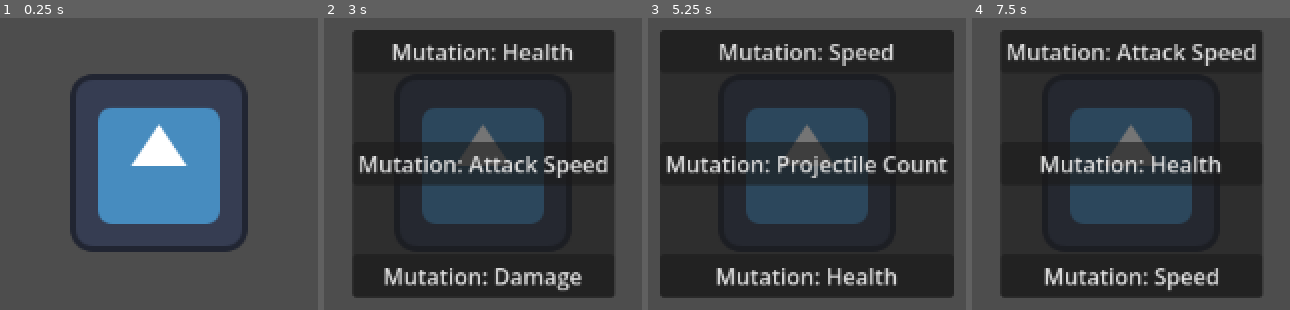
Above: before the commit, frames 1-4 (left to right).
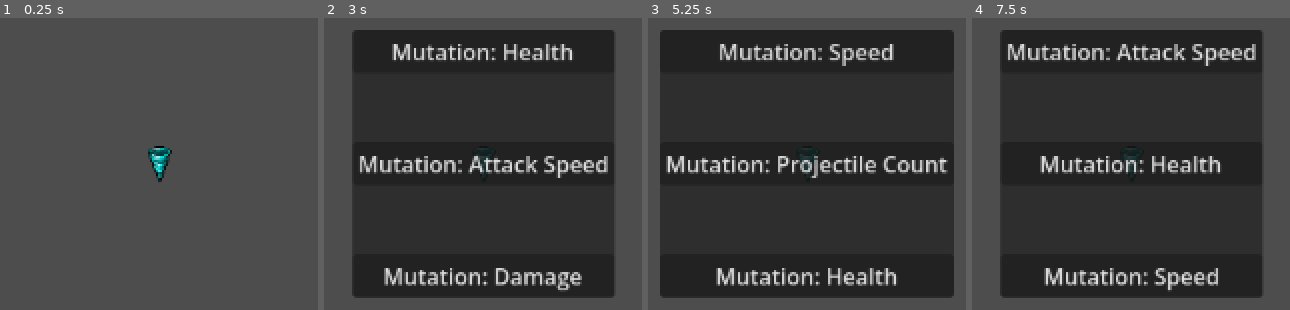
Above: after the commit, the same moments.

Repository: Gorilkral/mini-viruses
Game: Godot game, scene res://Player/Player.tscn
Two runs of this game, one before a commit and one after it. Both use one fixed random seed, a clock stepped at 60 frames per second and the inputs below. The engine's default icon, where the game draws it, is replaced by a stand-in: a white triangle on a blue panel in a dark square.
Inputs:
- Up to frame 1 (0.25 s): no input
- Up to frame 2 (3 s): tap Enter (ui_accept) at 0.5, 0.77, 2, 2.27, 2.75 s; hold Right (ui_right) 0.53-1.25 s; tap L at 0.6, 2.85 s; click "Mutation: Pickup Range" at 1.25 s; hold Right (ui_right) 2.03-2.78 s; tap K at 2.1 s; hold Left (ui_left) from 2.78 s (still down)
- Up to frame 3 (5.25 s): release Left (ui_left) at 3.5 s; click "Mutation: Health" at 3.5 s; tap Enter (ui_accept) at 4.25, 4.52, 5 s; hold Right (ui_right) from 4.28 s (still down); tap K at 4.35 s; tap L at 5.1 s
- Up to frame 4 (7.5 s): tap Enter (ui_accept) at 5.27, 6.5, 6.77 s; release Right (ui_right) at 5.75 s; click "Mutation: Speed" at 5.75 s; hold Left (ui_left) 6.53-7.28 s; tap K at 6.6 s; hold Right (ui_right) from 7.28 s (still down); tap L at 7.35 s

The runs differ from the first frame. In frame 1, 19% of the frame differs, in the area x 22-78%, y 19-81%; in frame 2, 10%; in frame 3, 10%; in frame 4, 10%.

Commit message:
zaaaaaaaaaxd

Diff:
--- a/mini-viruses/Player/Attack/ice_spear.tscn
+++ b/mini-viruses/Player/Attack/ice_spear.tscn
@@ -1,7 +1,7 @@
 [gd_scene format=3 uid="uid://dwmn5ku45b4rf"]
 
 [ext_resource type="Script" uid="uid://8cb6ssnh6j8r" path="res://Player/Attack/ice_spear.gd" id="1_0xbpf"]
-[ext_resource type="Texture2D" uid="uid://c8ukhn82xul0y" path="res://2841593.png" id="1_sh0c6"]
+[ext_resource type="Texture2D" uid="uid://5gyh3h8ox2dn" path="res://ice_spear (1).png" id="2_0xbpf"]
 
 [sub_resource type="RectangleShape2D" id="RectangleShape2D_0xbpf"]
 size = Vector2(41, 23)
@@ -14,7 +14,7 @@
 [node name="Sprite2D" type="Sprite2D" parent="." unique_id=1222467183]
 position = Vector2(210, 195)
 scale = Vector2(0.027343683, 0.16015626)
-texture = ExtResource("1_sh0c6")
+texture = ExtResource("2_0xbpf")
 
 [node name="CollisionShape2D" type="CollisionShape2D" parent="." unique_id=1633446996]
 position = Vector2(111, 170.5)
--- a/mini-viruses/Player/Attack/tornado.gd
+++ b/mini-viruses/Player/Attack/tornado.gd
@@ -1,11 +1 @@
 extends Area2D
-
-
-# Called when the node enters the scene tree for the first time.
-func _ready() -> void:
-	pass # Replace with function body.
-
-
-# Called every frame. 'delta' is the elapsed time since the previous frame.
-func _process(delta: float) -> void:
-	pass
--- a/mini-viruses/Player/Player.tscn
+++ b/mini-viruses/Player/Player.tscn
@@ -1,7 +1,7 @@
 [gd_scene format=3 uid="uid://crpk3xaj3od0t"]
 
 [ext_resource type="Script" uid="uid://p35gaqdyvtg2" path="res://Player/player.gd" id="1_q3lat"]
-[ext_resource type="Texture2D" uid="uid://b2d1xg8naiide" path="res://icon.svg" id="2_tok1r"]
+[ext_resource type="Texture2D" uid="uid://b203dyh4gw3iw" path="res://tornado.png" id="2_q3lat"]
 
 [sub_resource type="RectangleShape2D" id="RectangleShape2D_q3lat"]
 size = Vector2(127, 124)
@@ -19,7 +19,7 @@
 shape = SubResource("RectangleShape2D_q3lat")
 
 [node name="Sprite2D" type="Sprite2D" parent="." unique_id=653996004]
-texture = ExtResource("2_tok1r")
+texture = ExtResource("2_q3lat")
 
 [node name="AttackRange" type="Area2D" parent="." unique_id=1906587698]
 
Binary file added: mini-viruses/ice_spear (1).png
Not shown, added: mini-viruses/ice_spear (1).png.import
Binary file added: mini-viruses/tornado.png
Not shown, added: mini-viruses/tornado.png.import
